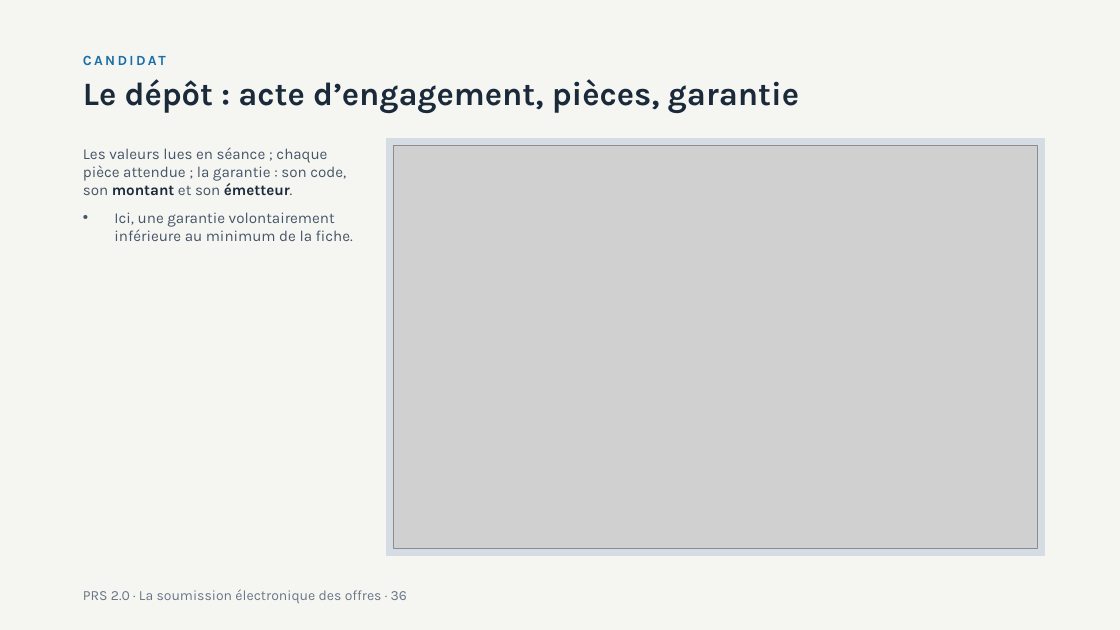
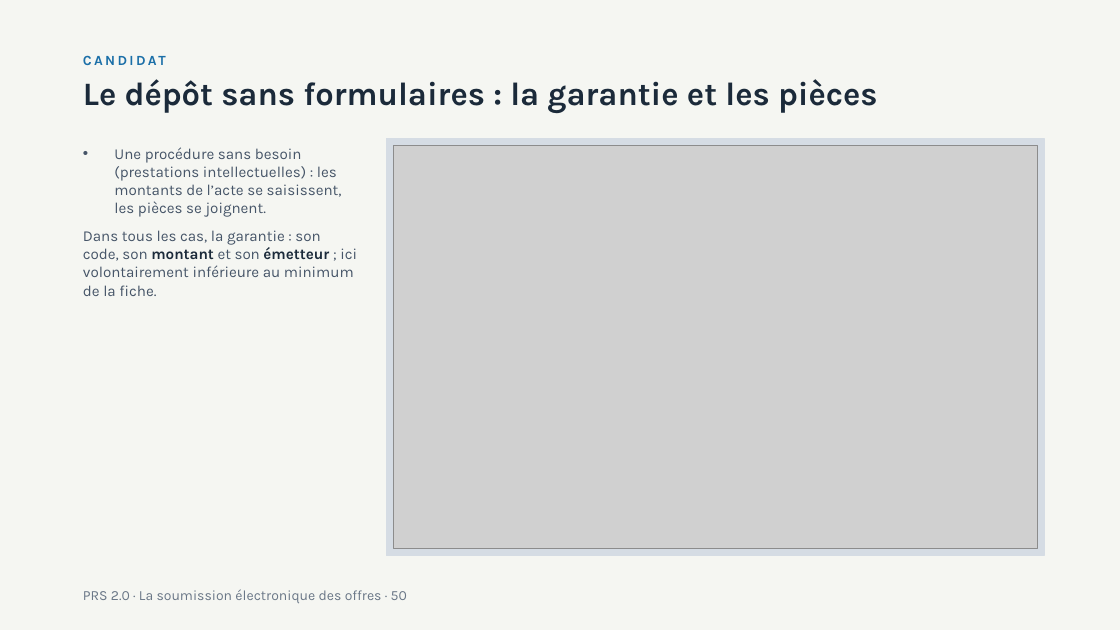
Before and after one commit to lralaitsilanihasy-create/PRS2.0-frontend, a slide deck: slide 50 of docs/documentation/PRS2-soumission-electronique-2026-10-05.pptx (slide 36 before the commit). Drawn at 1120x630 pixels with LibreOffice and Linux fonts; fonts in the diff are those of the drawing; grey boxes stand for pictures. Boxes give left, top, right and bottom in pixels: in the first picture for what was removed or moved away, otherwise in the second. Text is boxed around its words. In the diff, an @@ line names an element or a change of style, - is before the commit and + after.

```diff
--- a/docs/documentation/PRS2-soumission-electronique-2026-10-05.pptx
+++ b/docs/documentation/PRS2-soumission-electronique-2026-10-05.pptx
@@ text at box(83, 79, 878, 113): text changed @@
-Le dépôt : acte d’engagement, pièces, garantie
+Le dépôt sans formulaires : la garantie et les pièces
@@ text at box(83, 147, 357, 296): text changed @@
-• Les valeurs lues en séance ; chaque pièce attendue ; la garantie : son code, son montant et son émetteur.
-• Ici, une garantie volontairement inférieure au minimum de la fiche.
+• Une procédure sans besoin (prestations intellectuelles) : les montants de l’acte se saisissent, les pièces se joignent.
+• Dans tous les cas, la garantie : son code, son montant et son émetteur ; ici volontairement inférieure au minimum de la fiche.
@@ text at box(83, 589, 407, 603): text changed @@
-PRS 2.0 · La soumission électronique des offres · 36
+PRS 2.0 · La soumission électronique des offres · 50
```
Also in this commit, not shown: 32 other slides changed, 16 slides added.
